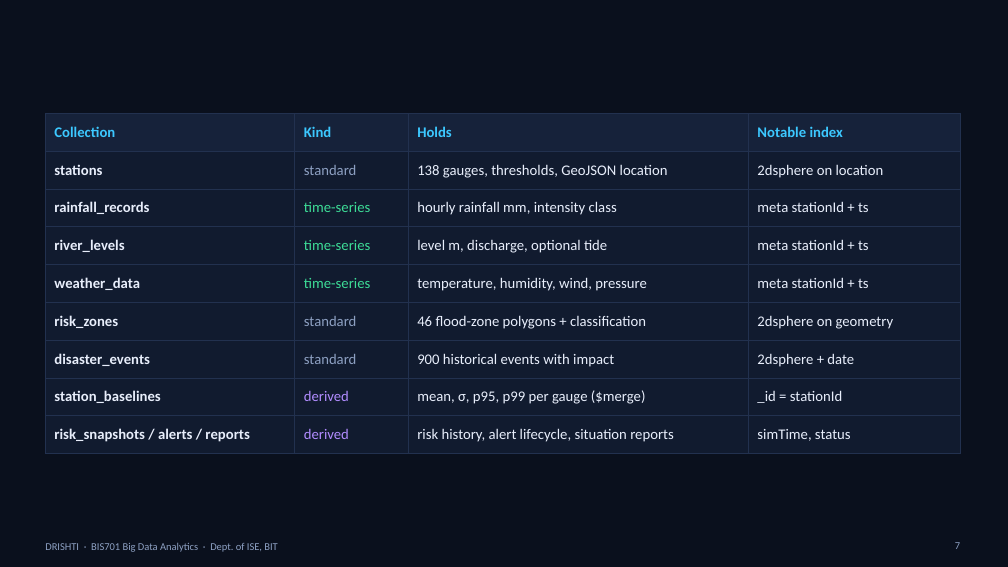
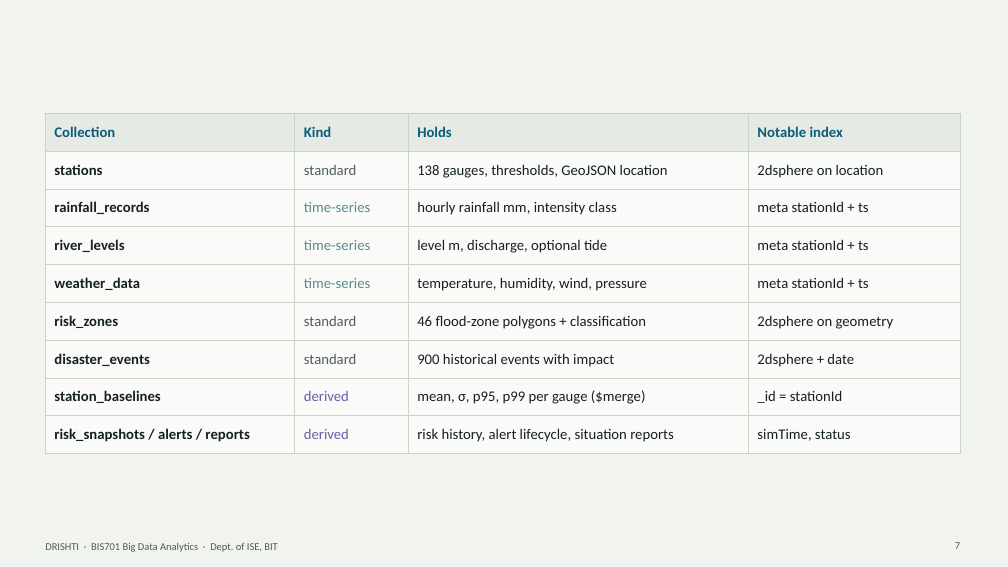
Before and after one commit to mevichitra/drishti-disaster-intelligence, a slide deck: slide 7 of docs/DRISHTI_BDA_Presentation.pptx. Drawn at 1008x567 pixels with LibreOffice and Linux fonts; fonts in the diff are those of the drawing. Boxes give left, top, right and bottom in pixels: in the first picture for what was removed or moved away, otherwise in the second. Text is boxed around its words. In the diff, an @@ line names an element or a change of style, - is before the commit and + after.

Commit message:
Redesign UI on a documented design system (flood-bulletin aesthetic); restyle deck

```diff
--- a/docs/DRISHTI_BDA_Presentation.pptx
+++ b/docs/DRISHTI_BDA_Presentation.pptx
@@ background #0A101D to #F1F3EF @@
@@ table at bbox=[45, 113, 960, 446] @@
@@ fill #16223A to #E6EAE4 in row 1 @@
@@ fill #111B2F to #FAFBF8 in 32 cells @@
@@ text colour #3CC8FF to #0B5C7A in "Collection", "Kind", "Holds", "Notable index" @@
@@ text colour #E8EEFB to #15211E in "stations", "138 gauges, thresholds, GeoJSON location", "2dsphere on location", "rainfall_records" and 20 more places @@
@@ text colour #8DA0C2 to #4F5D58 in "standard", "standard", "standard" @@
@@ text colour #3DDC97 to #5B8A8F in "time-series", "time-series", "time-series" @@
@@ text colour #B18CFF to #6D5BA8 in "derived", "derived" @@
@@ borders changed @@
@@ text "DRISHTI · BIS701 Big Data ..." at bbox=[45, 543, 277, 552]: text colour #8DA0C2 to #4F5D58 @@
@@ page number at bbox=[955, 542, 960, 549]: text colour #8DA0C2 to #4F5D58 @@
```
Also in this commit, not shown: 17 other slides changed, 30 other files.
